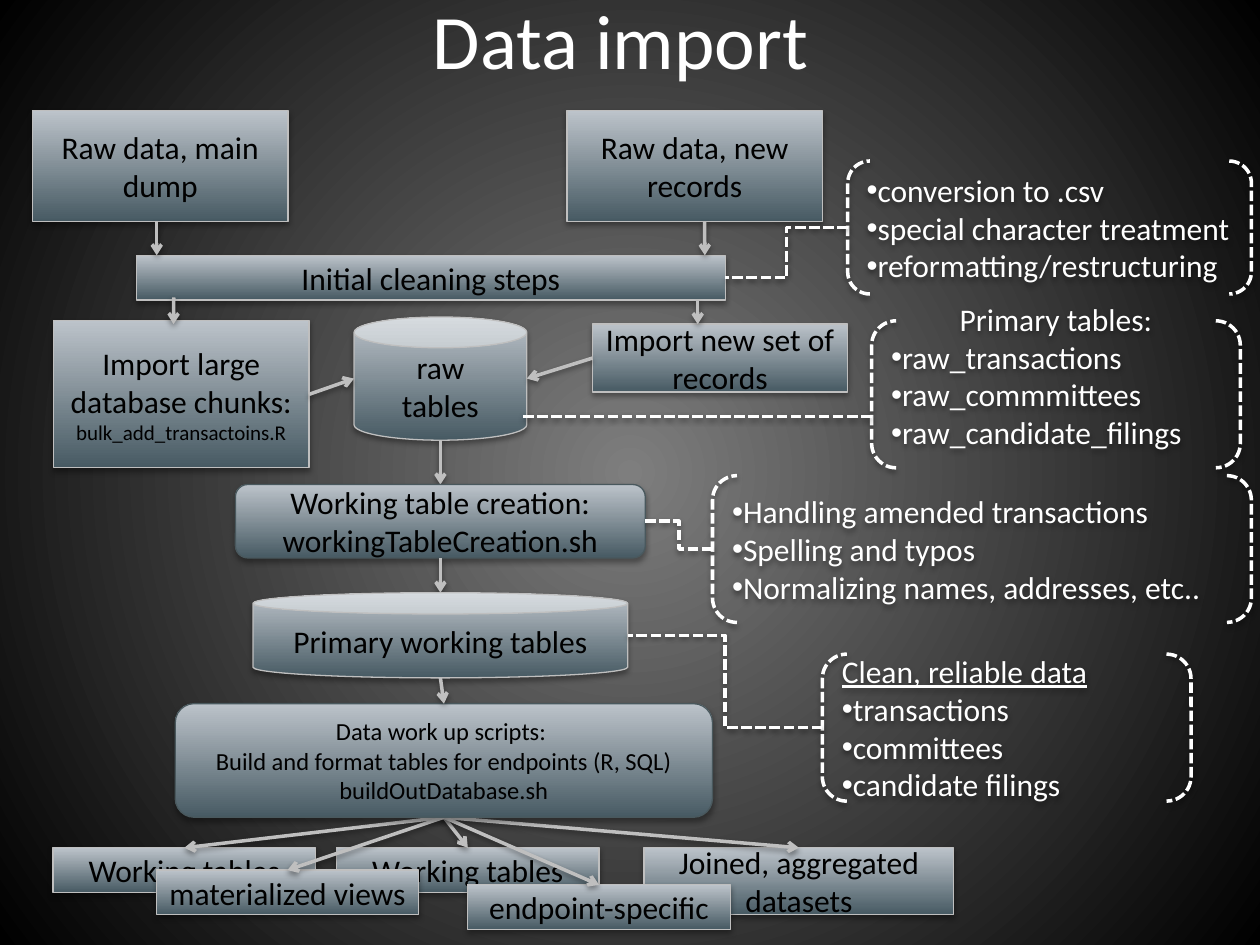
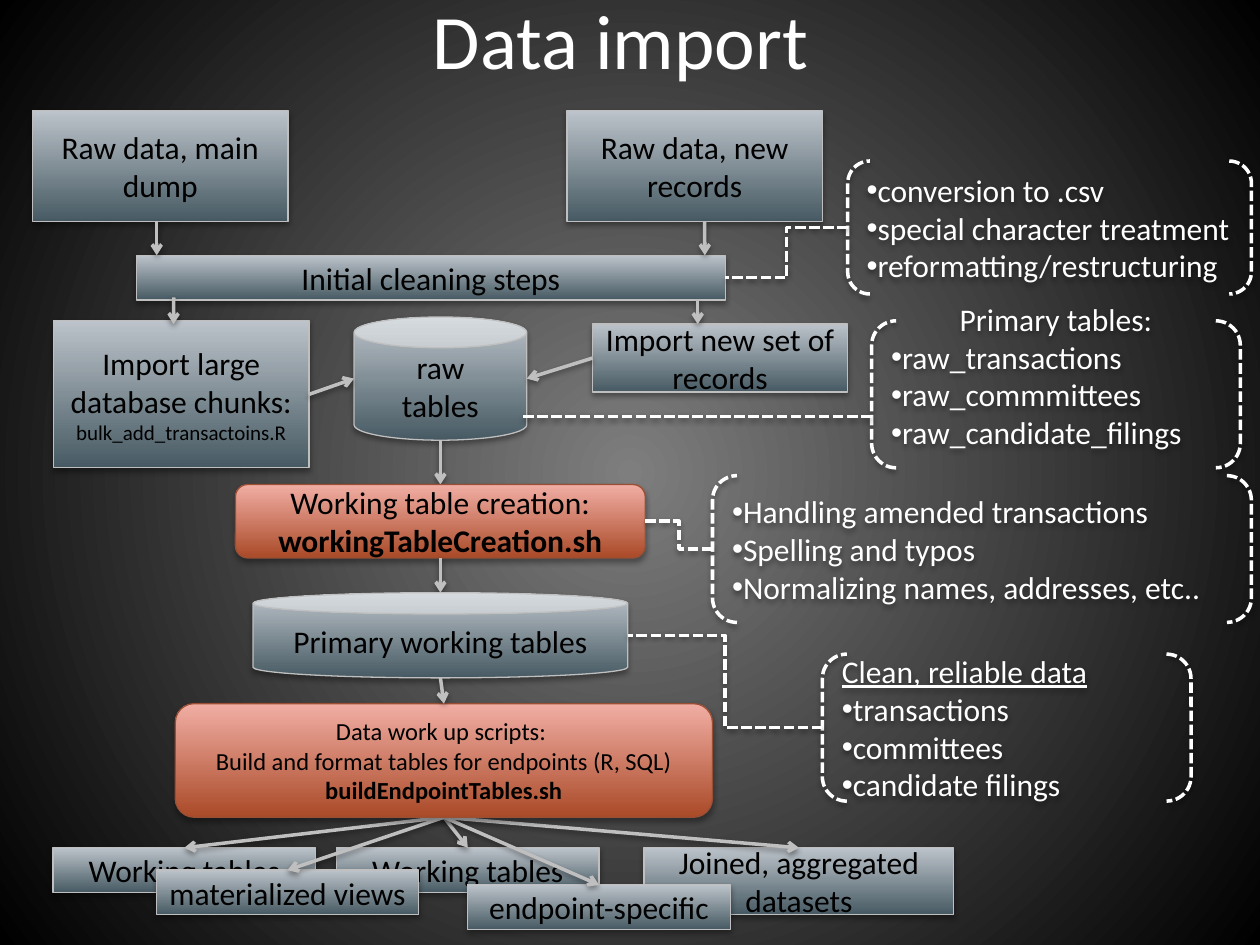
Before and after one commit to hackoregon/btc-backend, a slide deck: slide 4 of infrastructure.pptx. Drawn at 1260x945 pixels with LibreOffice and Linux fonts; fonts in the diff are those of the drawing. Boxes give left, top, right and bottom in pixels: in the first picture for what was removed or moved away, otherwise in the second. Text is boxed around its words. In the diff, an @@ line names an element or a change of style, - is before the commit and + after.

```diff
--- a/infrastructure.pptx
+++ b/infrastructure.pptx
@@ rounded rectangle "Working table creation:" at (236,485,645,558): fill gradient #485B63 to #BDC6CA to gradient #AB4B29 to #F0B0A4; outline #49585E 0.75 pt to #9B4F34 0.75 pt @@
@@ text in rounded rectangle at (278,526,602,560): bold on in "workingTableCreation.sh" @@
@@ rounded rectangle "Data work up scripts:" at (175,704,712,818): fill gradient #485B63 to #BDC6CA to gradient #AB4B29 to #F0B0A4; outline #49585E 0.75 pt to #9B4F34 0.75 pt @@
@@ text in rounded rectangle at (325,782,562,803): text changed; bold on @@
-buildOutDatabase.sh
+buildEndpointTables.sh
```
Also in this commit, not shown: 1 other slide changed.
